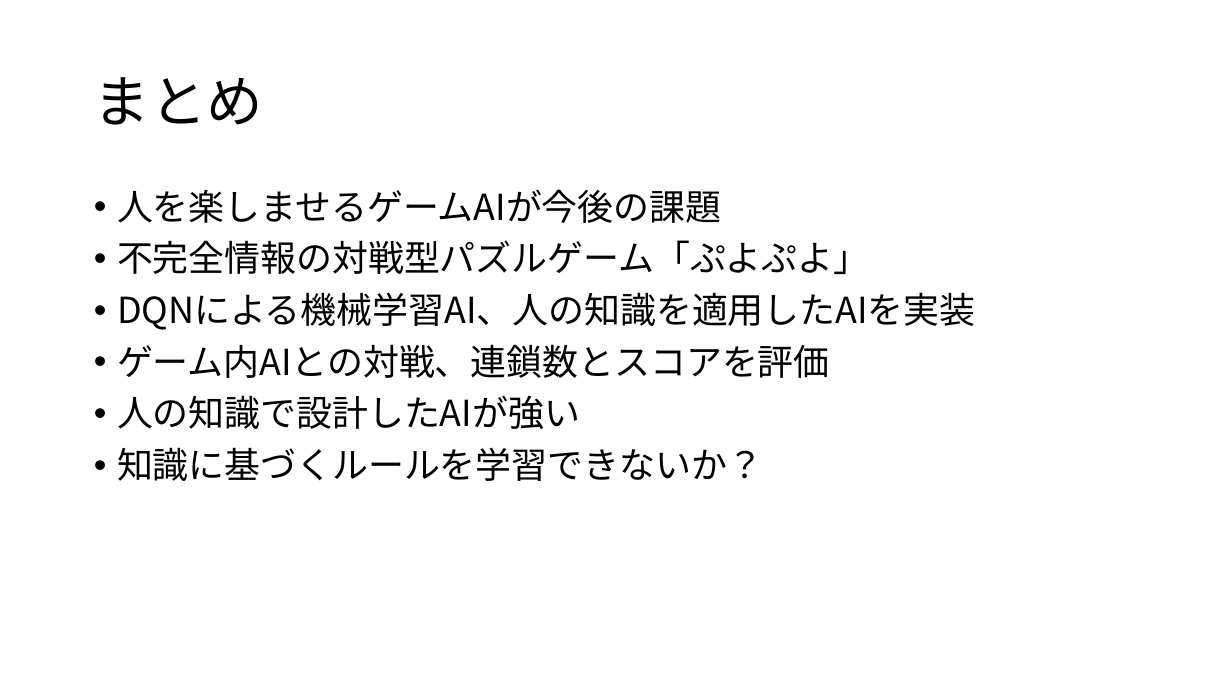
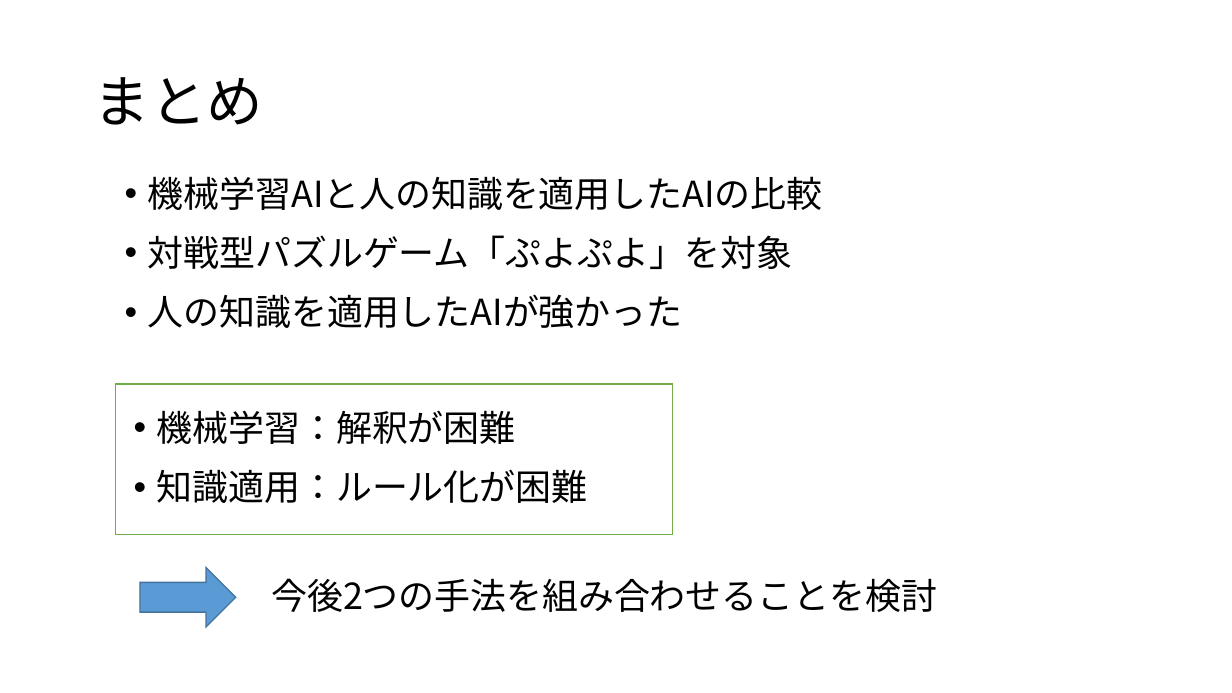
Before and after one commit to hshibasawa7/graduation-thesis, a slide deck: slide 10 of happyou/soturonHappyou.pptx (slide 13 before the commit). Drawn at 1232x693 pixels with LibreOffice and Linux fonts; fonts in the diff are those of the drawing. Boxes give left, top, right and bottom in pixels: in the first picture for what was removed or moved away, otherwise in the second. Text is boxed around its words. In the diff, an @@ line names an element or a change of style, - is before the commit and + after.

```diff
--- a/happyou/soturonHappyou.pptx
+++ b/happyou/soturonHappyou.pptx
@@ text added at bbox=[148, 176, 823, 328], 28 pt, text #000000 @@
+• 機械学習AIと人の知識を適用したAIの比較
+• 対戦型パズルゲーム「ぷよぷよ」を対象
+• 人の知識を適用したAIが強かった
@@ text removed at bbox=[117, 189, 976, 481] @@
-• 人を楽しませるゲームAIが今後の課題
-• 不完全情報の対戦型パズルゲーム「ぷよぷよ」
-• DQNによる機械学習AI、人の知識を適用したAIを実装
-• ゲーム内AIとの対戦、連鎖数とスコアを評価
-• 人の知識で設計したAIが強い
-• 知識に基づくルールを学習できないか？
@@ rectangle added at bbox=[116, 384, 673, 535], fill #FFFFFF, outline #70AD47 1 pt, 28 pt, text #000000 @@
+• 機械学習：解釈が困難
+• 知識適用：ルール化が困難
@@ right arrow added at bbox=[140, 567, 236, 627], fill #5B9BD5, outline #43739E 1 pt @@
@@ text added at bbox=[271, 578, 937, 612], 28 pt, text #000000 @@
+今後2つの手法を組み合わせることを検討
```
Also in this commit, not shown: 7 other slides changed, 3 slides added, 5 slides removed, 3 other files.
